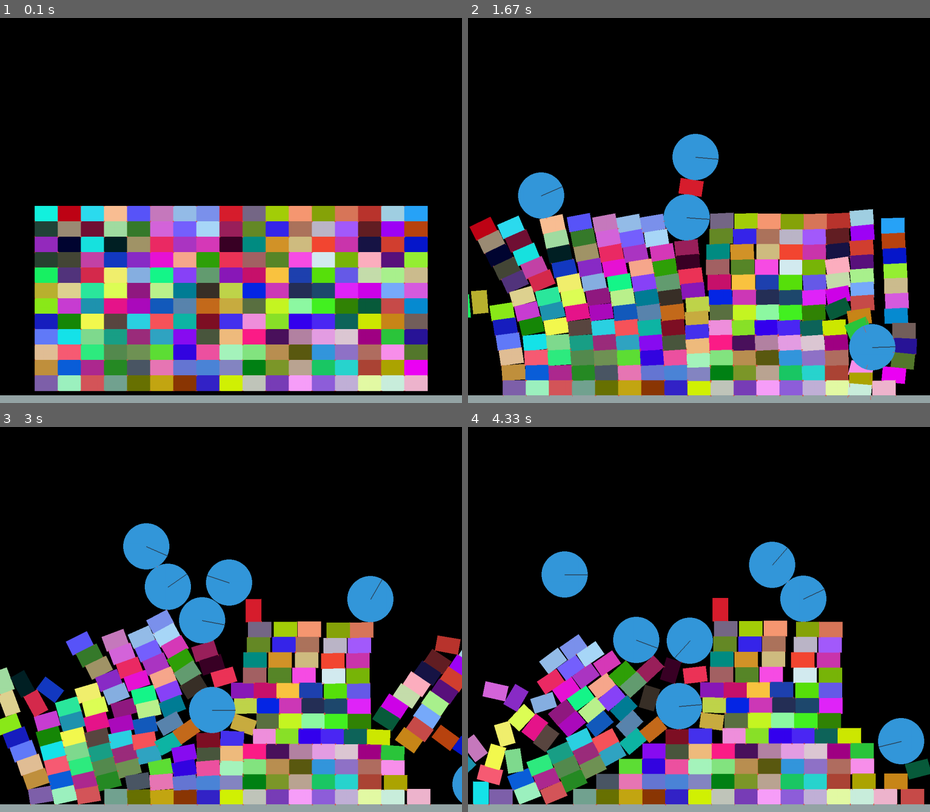
Above: before the commit, frames 1-4 (two rows, left to right).
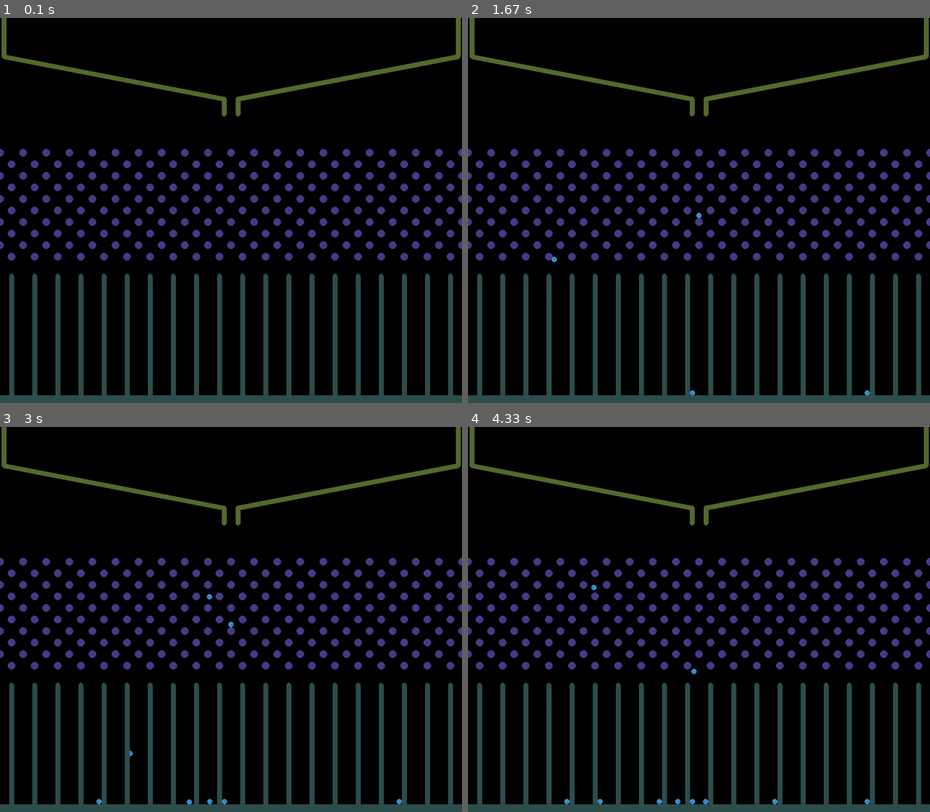
Above: after the commit, the same moments.

Repository: KarinaRinna/physics_Pygame_Pymunk
Game: pygame game, started from main.py
Same seed, same stepped clock (60 frames per second), same inputs: the game is played once before the commit and once after it.
Inputs (mouse positions are in pixels of both pictures, inside the frame that each line leads up to):
- Up to frame 1 (0.1 s): no input
- Up to frame 2 (1.67 s): click (699, 210) at 0.38 s; click (703, 237) at 0.72 s; click (555, 152) at 1.05 s; click (869, 345) at 1.38 s
- Up to frame 3 (3 s): click (240, 488) at 1.72 s; click (207, 719) at 2.05 s; click (217, 554) at 2.38 s; click (166, 538) at 2.72 s
- Up to frame 4 (4.33 s): click (819, 584) at 3.05 s; click (842, 611) at 3.38 s; click (796, 550) at 3.72 s; click (565, 546) at 4.05 s

The runs differ from the first frame. In frame 1, 49% of the frame differs, in the area x 0-100%, y 0-100%; in frame 2, 51%; in frame 3, 49%; in frame 4, 46%.

Commit message:
добавлена верхняя платформа и путь

Diff:
--- a/main.py
+++ b/main.py
@@ -13,35 +13,57 @@
 draw_oprions = pymunk.pygame_util.DrawOptions(surface)
 
 space = pymunk.Space()
-space.gravity = 0, 2000
+space.gravity = 0, 8000
+ball_mass, ball_radius = 1, 7
+segment_thickness = 6
+
+a, b, c, d = 10, 100, 18, 40
+x1, x2, x3, x4 = a, WIDTH // 2 - c, WIDTH // 2 +c, WIDTH - a
+y1, y2, y3, y4, y5 = b, HEGHT // 4 -d, HEGHT // 4, HEGHT // 2 -1.5 * b, HEGHT - 4 * b
+L1, L2, L3, L4 = (x1, -100), (x1, y1), (x2, y2), (x2, y3)
+R1, R2, R3, R4 = (x4, -100), (x4, y1), (x3, y2), (x3, y3)
+B1, B2 = (0, HEGHT), (WIDTH, HEGHT)
+
 
 def create_ball(space, pos):
-    ball_mass, ball_radius = 1, 60
     ball_moment = pymunk.moment_for_circle(ball_mass, 0, ball_radius)
     ball_body = pymunk.Body(ball_mass, ball_moment)
     ball_body.position =pos
     ball_shape = pymunk.Circle(ball_body, ball_radius)
-    ball_shape.elasticity = 0.8
-    ball_shape.friction = 0.5
+    ball_shape.elasticity = 0.1
+    ball_shape.friction = 0.1
     space.add(ball_body, ball_shape)
 
-segment_shape = pymunk.Segment(space.static_body, (0, HEGHT), (WIDTH, HEGHT), 20)
-segment_shape.elasticity = 0.8
-segment_shape.friction = 0.5
-space.add(segment_shape)
 
-box_mass, box_size = 1, (60, 40)
-for x in range(120, WIDTH - 60, box_size[0]):
-    for y in range(HEGHT // 2, HEGHT - 20, box_size[1]):
-        box_moment = pymunk.moment_for_box(box_mass, box_size)
-        box_body = pymunk.Body(box_mass, box_moment)
-        box_body.position = x, y
-        box_shape = pymunk.Poly.create_box(box_body, box_size)
-        box_shape.elasticity = 0.1
-        box_shape.friction =1.0
-        box_shape.color = [randrange(256) for i in range(4)]
-        space.add(box_body, box_shape)
+def create_segment(from_, to_, thickness, space, color):
+    segment_shape = pymunk.Segment(space.static_body, from_, to_, thickness)
+    segment_shape.color = pg.color.THECOLORS[color]
+    space.add(segment_shape)
 
+
+def create_peg(x, y, space, color):
+    circle_shape = pymunk.Circle(space.static_body, radius=10, offset=(x,y))
+    circle_shape.color = pg.color.THECOLORS[color]
+    circle_shape.elasticity = 0.1
+    circle_shape.friction = 0.5
+    space.add(circle_shape)
+
+
+# pegs
+peg_y, step = y4, 60
+for i in range(10):
+    peg_x = -1.5 * step if i % 2 else -step
+    for j in range(WIDTH // step + 2):
+        create_peg(peg_x, peg_y, space, 'darkslateblue')
+        if i == 9:
+            create_segment((peg_x, peg_y + 50), (peg_x, HEGHT), segment_thickness, space, 'darkslategray')
+        peg_x += step
+    peg_y += 0.5 * step
+
+platforms = (L1, L2), (L2, L3),(L3, L4),(R1, R2), (R2, R3),(R3, R4)
+for platform in platforms:
+    create_segment(*platform, segment_thickness, space, 'darkolivegreen')
+create_segment(B1, B2, 20, space, 'darkslategray')
 
 while True:
     surface.fill(pg.Color('black'))
@@ -58,3 +80,6 @@
 
     pg.display.flip()
     clock.tick(FPS)
+
+
+# https://www.youtube.com/watch?v=rF1ra9xm9Pc
